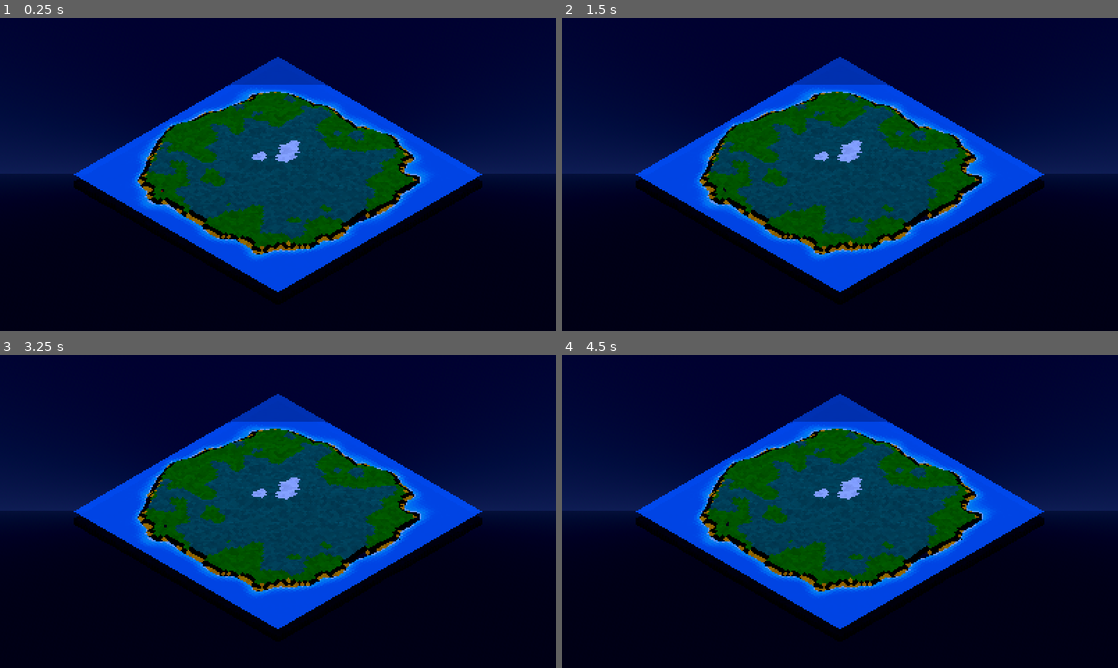
Above: before the commit, frames 1-4 (two rows, left to right).
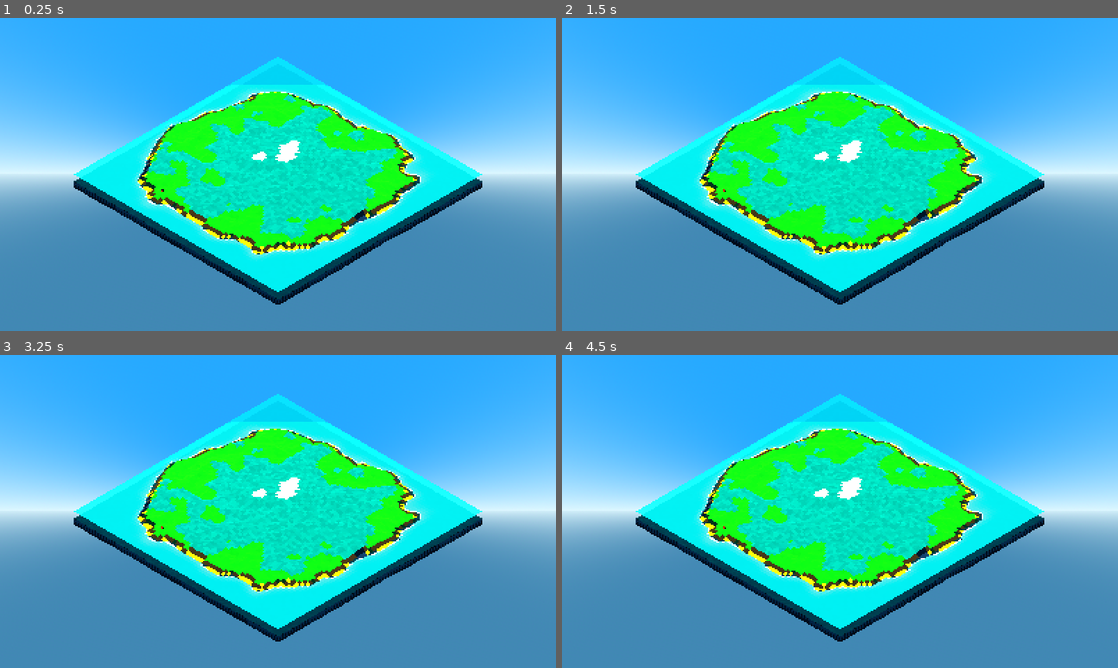
Above: after the commit, the same moments.

Repository: BitToNet/mc-npr-godot
Game: Godot game, scene res://scenes/dev/strategic_shots.tscn
Two runs of this game, one before a commit and one after it. Both use one fixed random seed, a clock stepped at 60 frames per second and the inputs below. This scene is started directly instead of the project's main scene.
Inputs (mouse positions are in pixels of both pictures, inside the frame that each line leads up to):
- Up to frame 1 (0.25 s): no input
- Up to frame 2 (1.5 s): tap Enter at 0.5 s; move the mouse to (962, 158) at 0.52 s; hold D (move_right) 0.53-1.25 s; hold C (cycle_camera) 0.53-1.25 s; click (962, 158) at 0.67 s; tap Space (jump) at 0.77, 1.25 s; drag from (728, 190) to (812, 237) at 1.27 s
- Up to frame 3 (3.25 s): tap Enter at 2 s; move the mouse to (333, 442) at 2.02 s; hold D (move_right) 2.03-2.75 s; hold T (toggle_cycle) 2.03-2.75 s; tap Space (jump) at 2.75 s; drag from (250, 574) to (111, 464) at 2.77 s
- Up to frame 4 (4.5 s): tap Enter at 3.5 s; move the mouse to (1006, 558) at 3.52 s; hold A (move_left) 3.53-4.25 s; hold = (zoom_in) 3.53-4.25 s; tap Space (jump) at 3.77, 4.25 s; drag from (673, 464) to (756, 433) at 4.27 s

The runs differ from the first frame. In frame 1, 100% of the frame differs, in the area x 0-100%, y 0-100%; in frame 2, 100%; in frame 3, 100%; in frame 4, 100%.

Commit message:
feat(tools): 取证截图钉住游戏时钟（--game-time）
## 背景 / 为什么
上一条提交让战略层跟随游戏时钟，`strategic_shots.gd` 原来"拍一张是一张"的可复现性
就断了：同一命令两次跑，太阳位置与时间条读数都不同。要让 `--hud=1` 的板能当证据，
必须把时钟钉住。

## 改动内容
- `scripts/dev/strategic_shots.gd`：新增 `--game-time=<游戏秒>`（默认 `43200` = 第 1 天
  12:00，正是老的 `STAGE_TIME`），在 `build()` **之前**调 `GameState.pin_time()`；非法
  时刻回退默认并 `push_warning`。文件头补上第六个参数与 `--hud` / `--game-time` 示例。
- `tools/perf_map.gd`：采样前也 `pin_time(43200)`。性能探针量的是"这张地图画一帧多少
  钱"，不该把每秒一次的换相位夹进来 —— 而且它只让"空天空"那档（最快、最敏感）掉得更
  多，反向对照的 1.5 倍判据当场飘红（实测 1.4 倍）。钉住后与 S1.2d 的历史数字同一条尺子。

## 验收与验证
- 连续两次同参数拍照逐字节一致（`album_global` 与 `noon_1200` 两条不同命令也逐字节相同，
  sha256 前 16 = `dd85de0c589825d6`）。
- `s1_2_perf`：钉住后 25/25 通过，global 997.5 / region 961.3 / local 1035.8 fps，
  三角面仍 18 032（隐藏 `#hud` 后只数 3D）。
- `s0_6_repro`（两进程逐位一致）窗口 31/31 通过。

## 影响与风险
- 只影响取证工具，不影响产品运行路径。
- `--game-time` 缺省即老行为（正午），历史板的拍法不需要改命令。

## 关联
- Roadmap: S1.4d；Docs: docs/ENGINEERING.md §9.15.1 / §9.19

Diff:
--- a/scripts/dev/strategic_shots.gd
+++ b/scripts/dev/strategic_shots.gd
@@ -9,8 +9,9 @@
 ## reference product code but never the other way round — so the knobs live here,
 ## at the same layer as the scene override itself.
 ##
-## This file reads five arguments; everything else (`--shots`, `--warmup=`,
-## `--frames=`, `--out=`) still belongs to `capture.gd`:
+## This file reads six arguments (`--seed` / `--tier` / `--party` / `--span` /
+## `--route` / `--march`, plus `--hud` and `--game-time` from S1.4); everything else
+## (`--shots`, `--warmup=`, `--frames=`, `--out=`) still belongs to `capture.gd`:
 ##   Godot --path . -- --shots --scene=res://scenes/dev/strategic_shots.tscn \
 ##         --seed=20250929 --tier=global --warmup=60 --frames=15 \
 ##         --out=res://.shots/s12d/global_20250929
@@ -30,6 +31,12 @@
 ##   Godot --path . -- --shot=route_region --scene=res://scenes/dev/strategic_shots.tscn \
 ##         --seed=20250929 --tier=region --route=1 --warmup=60 --frames=12 \
 ##         --out=res://.shots/s13b/route_region
+##
+## `--hud=1` keeps the time bar on the plate; `--game-time=<游戏秒>` pins the clock
+## (default `43200` = 第 1 天 12:00) so both the sun and the bar's text are frozen:
+##   Godot --path . -- --shot=noon_1200 --scene=res://scenes/dev/strategic_shots.tscn \
+##         --seed=20250929 --tier=global --route=1 --march=12 --hud=1 --game-time=43200 \
+##         --warmup=60 --frames=12 --out=res://.shots/s14d/noon_1200
 ##
 ## Framing rule: GLOBAL is the whole plate (map centre, locked by the camera), while
 ## REGION / LOCAL are framed on the settlement nearest the map centre — the centre
@@ -73,6 +80,12 @@
 var march_seconds := 0.0
 ## S1.4b — keep the time bar on the plate (`--hud=1`) or hide it (default).
 var show_hud := false
+## S1.4d — pin the game clock before the shutter (`--game-time=<游戏秒>`, default 第 1 天
+## 12:00).  The strategic stage now *follows* the clock, so an unpinned shot would be a
+## different picture on every run; pinning also freezes the time bar's text, which is
+## why `--hud=1` became possible without giving up "two runs agree to the byte".
+const DEFAULT_GAME_TIME := 43200.0
+var game_time_sec := DEFAULT_GAME_TIME
 
 const StyleDef := preload("res://scripts/core/style.gd")
 
@@ -93,10 +106,26 @@
 			march_seconds = a.split("=", true, 1)[1].to_float()
 		elif a.begins_with("--hud="):
 			show_hud = a.split("=", true, 1)[1].to_int() != 0
+		elif a.begins_with("--game-time="):
+			game_time_sec = a.split("=", true, 1)[1].to_float()
 	if not TIERS.has(tier_name):
 		push_warning("[shots] 未知 --tier='%s'，回退 global" % tier_name)
 		tier_name = "global"
+	_pin_clock()
 	build(seed_value, tier_name)
+
+
+## Freezes `GameState.game_time` at `game_time_sec` for this whole capture.  The map is
+## built **after** this, so `DayNight`'s first `_process` already reads the pinned phase
+## (lighting is a pure function of the clock since S1.4d).
+func _pin_clock() -> void:
+	var state := get_node_or_null("/root/GameState")
+	if state == null:
+		return
+	if not bool(state.call("pin_time", game_time_sec)):
+		push_warning("[shots] --game-time=%s 不是合法时刻，回退 %.0f" % [game_time_sec, DEFAULT_GAME_TIME])
+		game_time_sec = DEFAULT_GAME_TIME
+		state.call("pin_time", game_time_sec)
 
 
 ## (Re)builds the world for `p_seed` and applies `p_tier`, snapped (no easing), so
